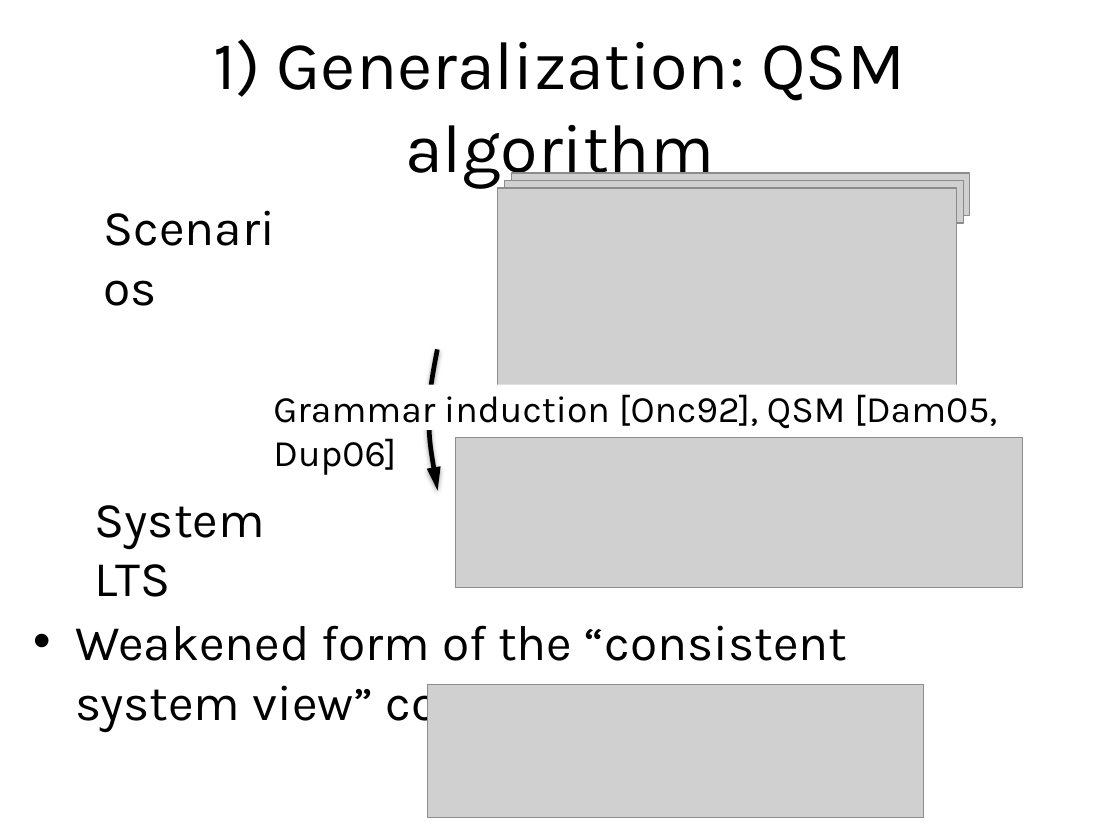
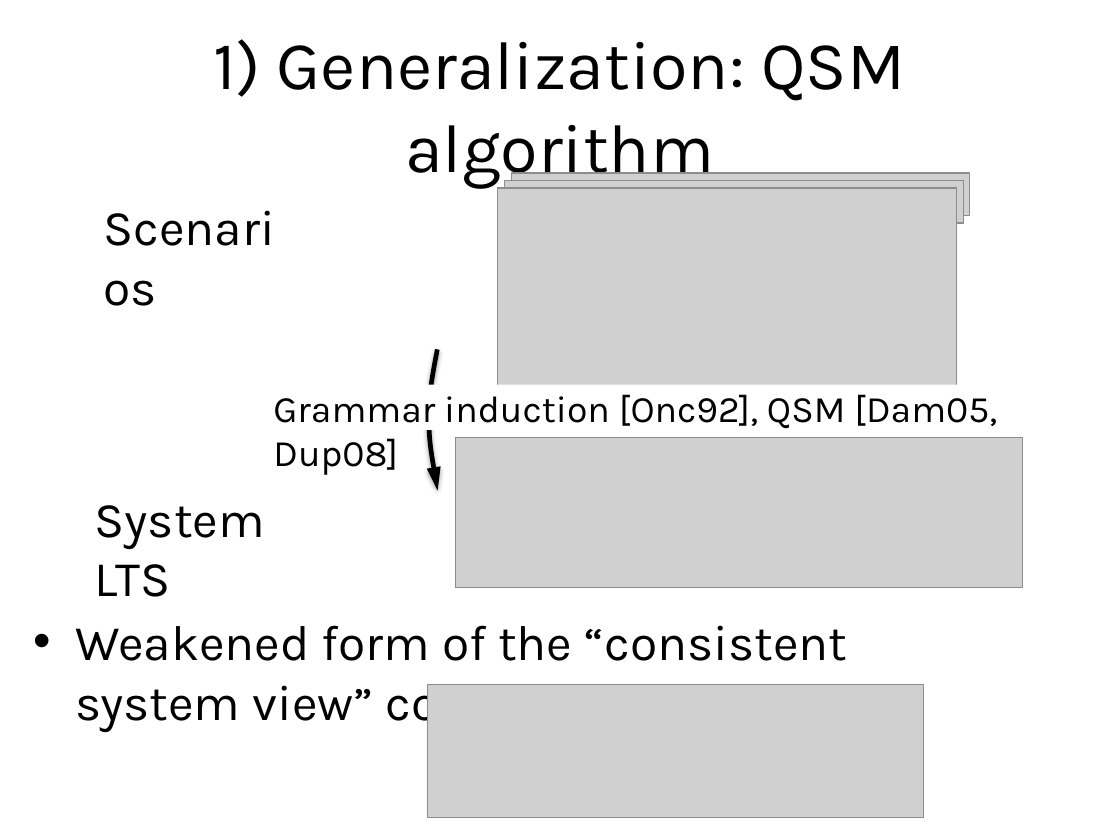
Before and after one commit to blambeau/phd, a slide deck: slide 43 of private-defense/slides.pptx (slide 41 before the commit). Drawn at 1120x840 pixels with LibreOffice and Linux fonts; fonts in the diff are those of the drawing; grey boxes stand for pictures. Boxes give left, top, right and bottom in pixels: in the first picture for what was removed or moved away, otherwise in the second. Text is boxed around its words. In the diff, an @@ line names an element or a change of style, - is before the commit and + after.

Commit message:
A few slides added

```diff
--- a/private-defense/slides.pptx
+++ b/private-defense/slides.pptx
@@ text at (273, 394, 997, 475): text changed @@
-Grammar induction [Onc92], QSM [Dam05, Dup06]
+Grammar induction [Onc92], QSM [Dam05, Dup08]
```
Also in this commit, not shown: 4 other slides changed, 5 slides added.
